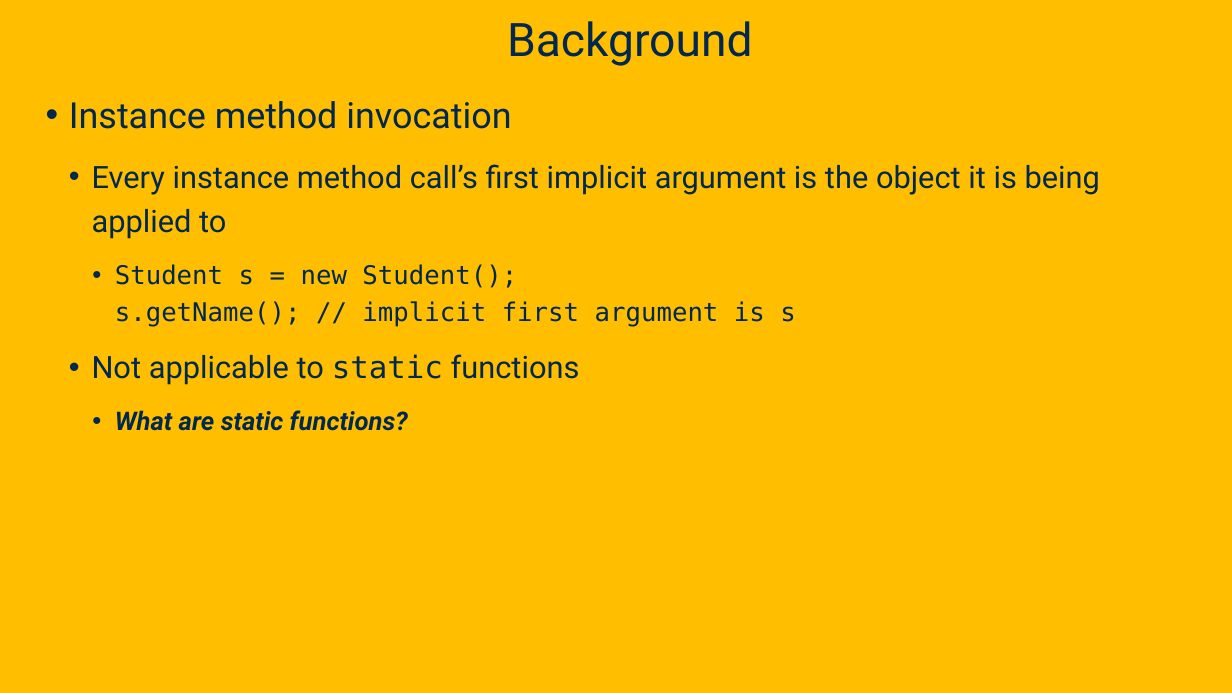
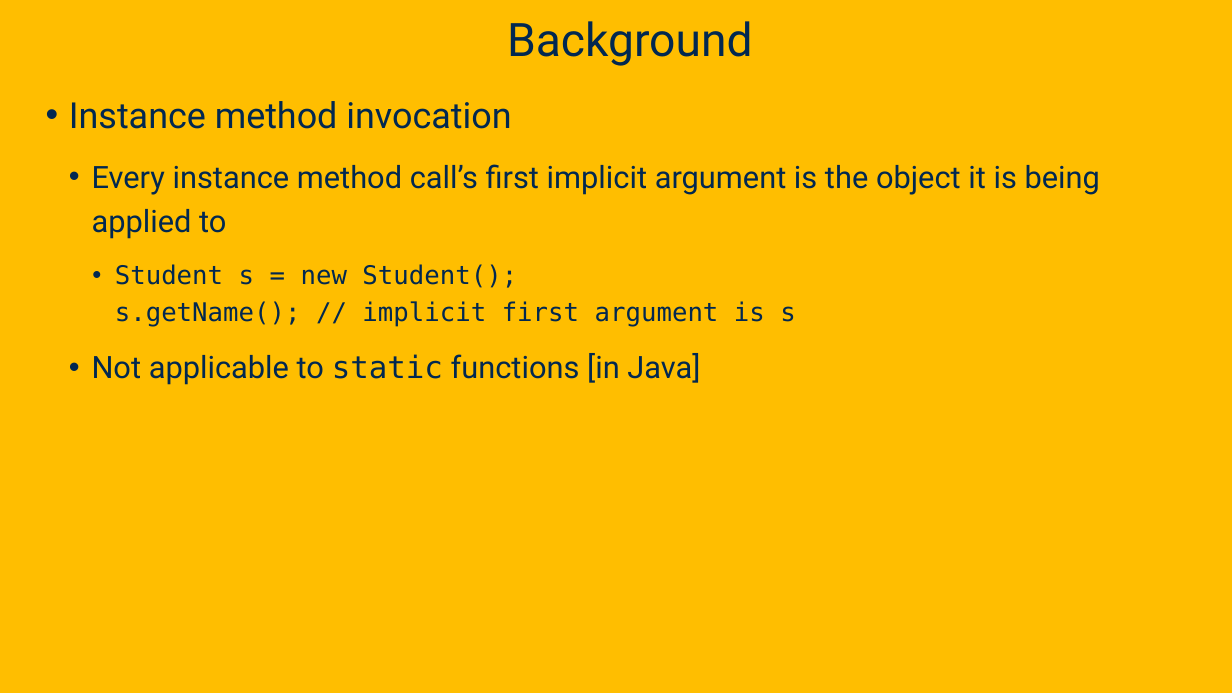
Before and after one commit to davsec-teaching/ecs160-f25, a slide deck: slide 8 of slides/5_annotations_and_reflection.pptx. Drawn at 1232x693 pixels with LibreOffice and Linux fonts; fonts in the diff are those of the drawing; background and template pictures are left out. Boxes give left, top, right and bottom in pixels: in the first picture for what was removed or moved away, otherwise in the second. Text is boxed around its words. In the diff, an @@ line names an element or a change of style, - is before the commit and + after.

```diff
--- a/slides/5_annotations_and_reflection.pptx
+++ b/slides/5_annotations_and_reflection.pptx
@@ text at [92, 353, 700, 385]: text changed @@
-  • Not applicable to static functions
-    • What are static functions?
+  • Not applicable to static functions [in Java]
```
Also in this commit, not shown: 3 other slides changed, 4 slides added.
